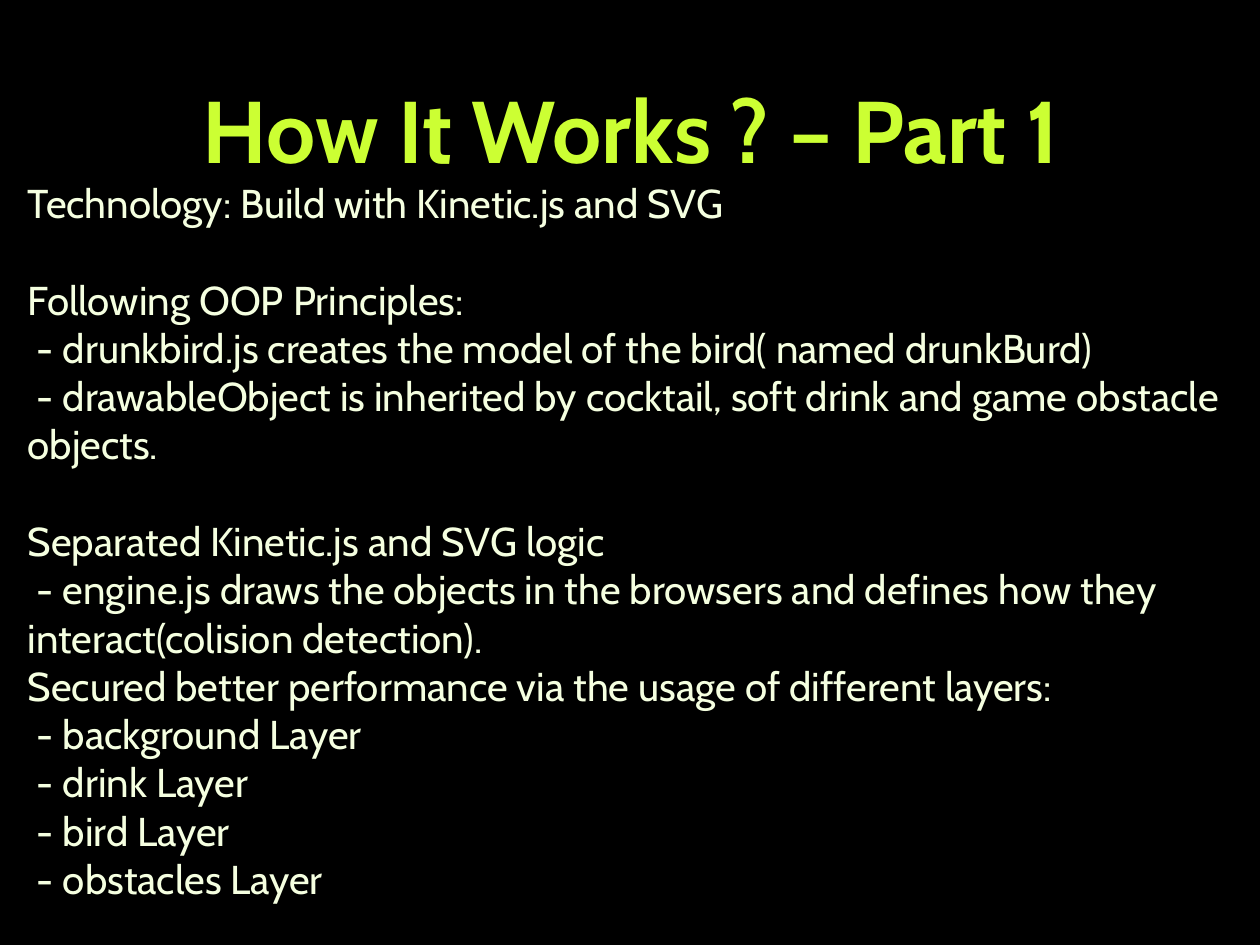
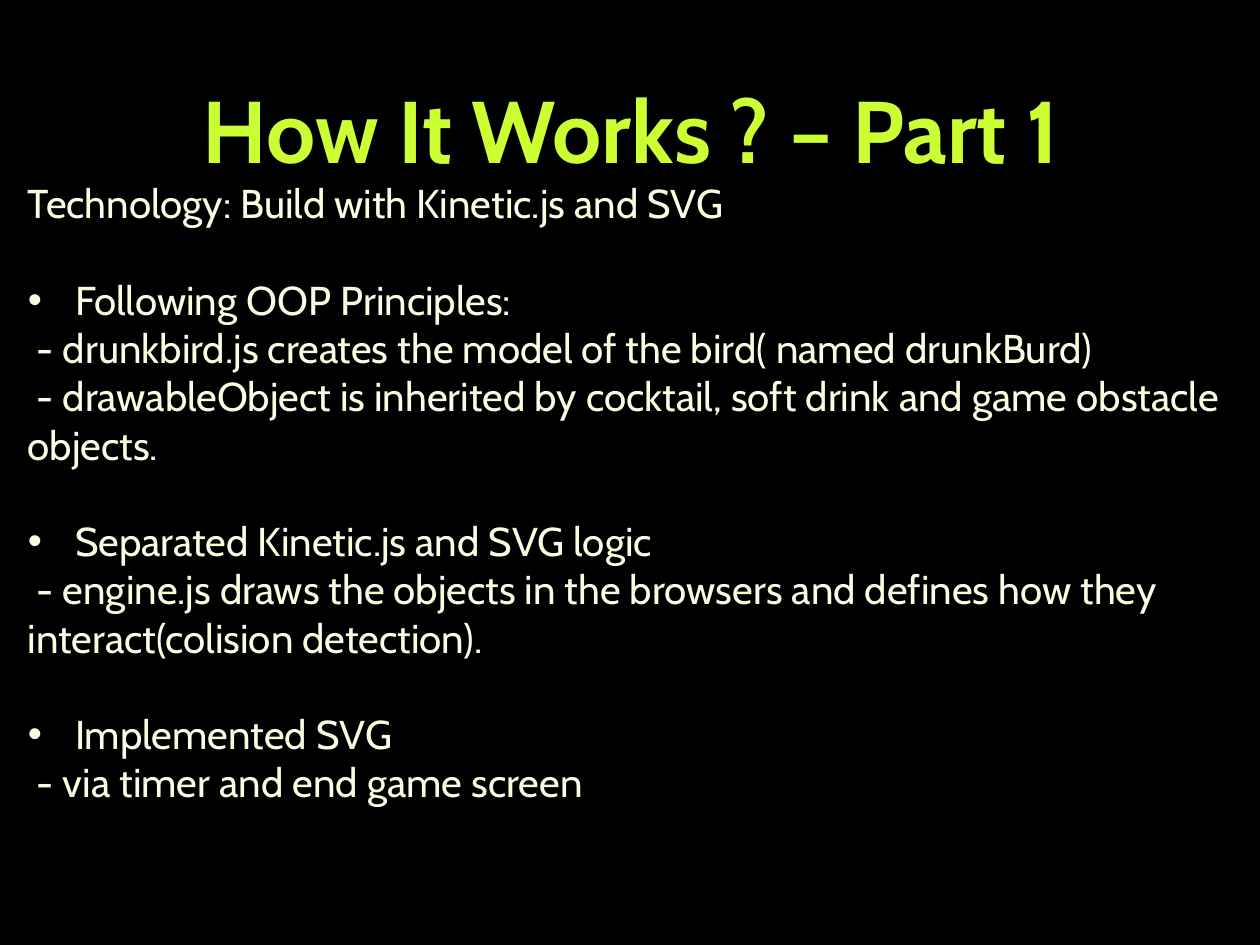
Before and after one commit to Spurch/TeamSazerac, a slide deck: slide 4 of TeamSazerac.pptx. Drawn at 1260x945 pixels with LibreOffice and Linux fonts; fonts in the diff are those of the drawing; background and template pictures are left out. Boxes give left, top, right and bottom in pixels: in the first picture for what was removed or moved away, otherwise in the second. Text is boxed around its words. In the diff, an @@ line names an element or a change of style, - is before the commit and + after.

```diff
--- a/TeamSazerac.pptx
+++ b/TeamSazerac.pptx
@@ text at [75,284,652,566]: bullet none to • @@
@@ text at [63,718,583,807]: text changed @@
-Secured better performance via the usage of different layers:
-- background Layer
-- drink Layer
-- bird Layer
-- obstacles Layer
+• Implemented SVG
+- via timer and end game screen
```
Also in this commit, not shown: 1 other slide changed, 1 slide added.
